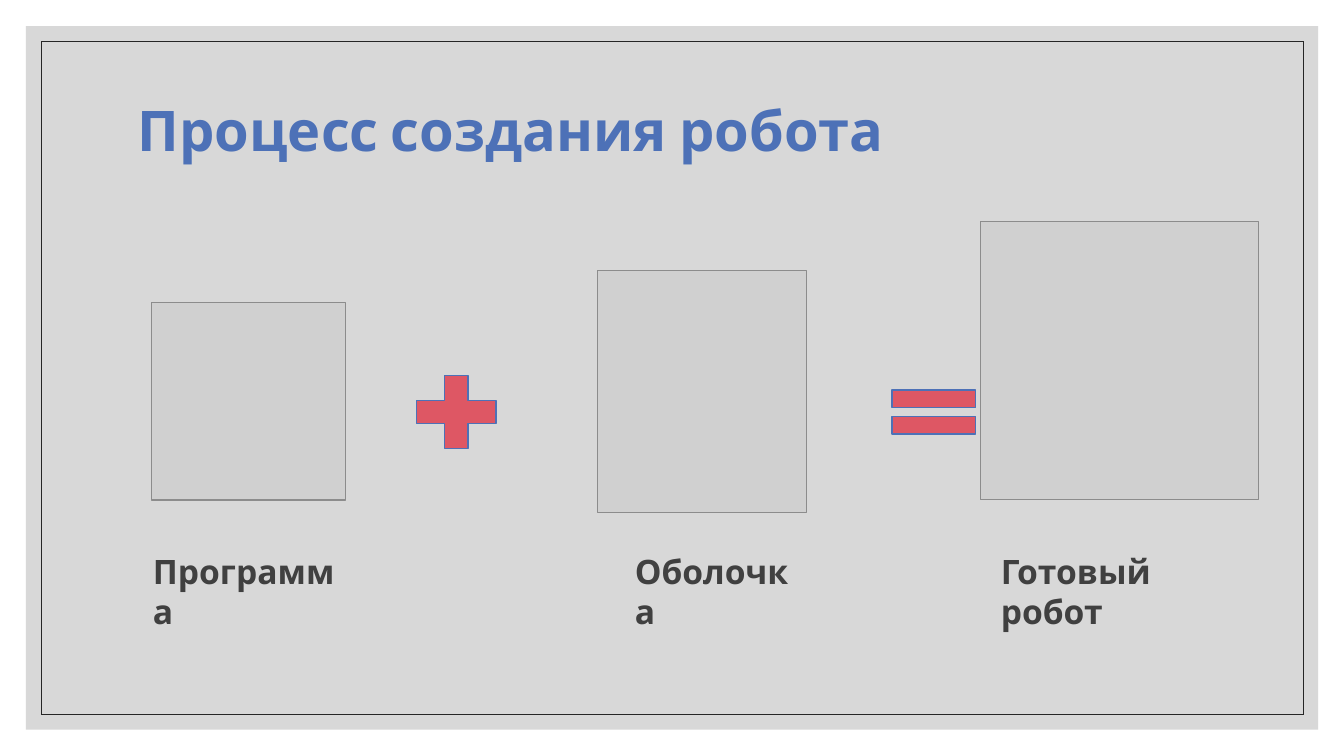
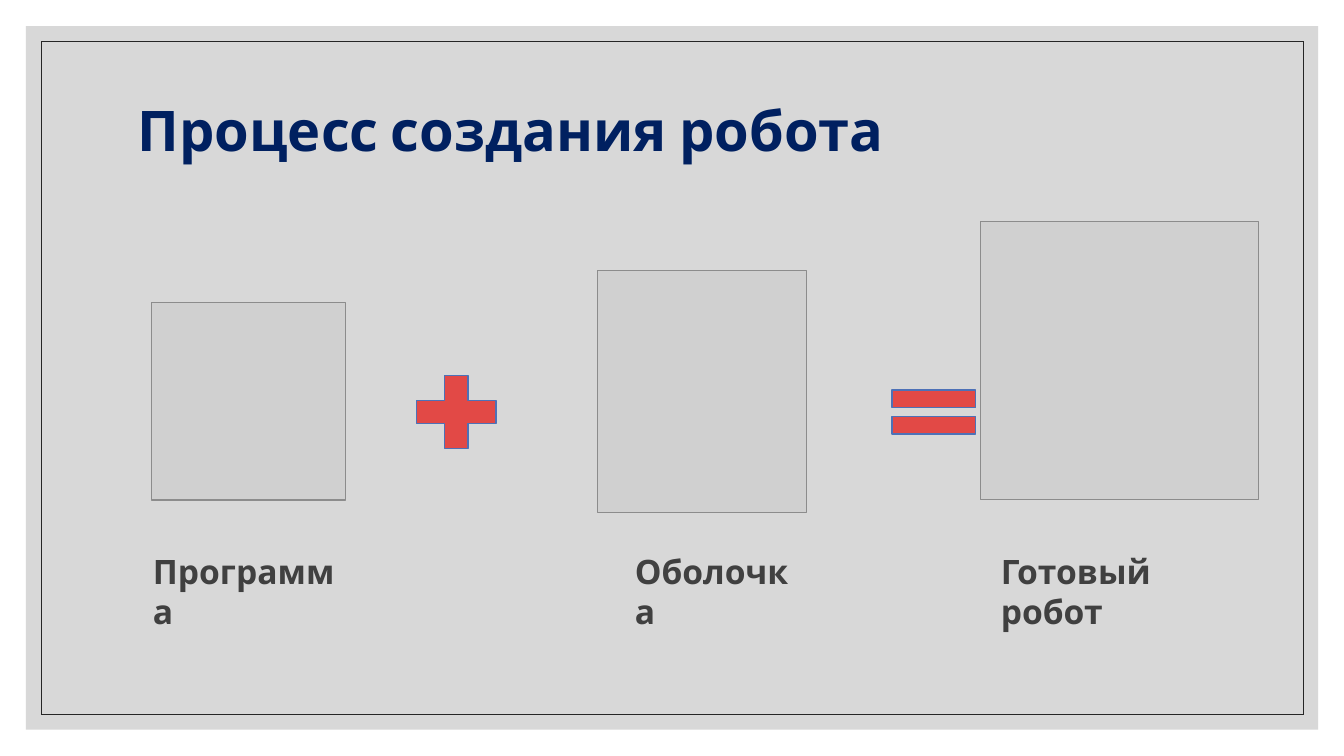
Before and after one commit to IriEfremova/LessonsCube, a slide deck: slide 3 of Мастер-класс/Dubl2.pptx. Drawn at 1344x756 pixels with LibreOffice and Linux fonts; fonts in the diff are those of the drawing; grey boxes stand for pictures. Boxes give left, top, right and bottom in pixels: in the first picture for what was removed or moved away, otherwise in the second. Text is boxed around its words. In the diff, an @@ line names an element or a change of style, - is before the commit and + after.

```diff
--- a/Мастер-класс/Dubl2.pptx
+++ b/Мастер-класс/Dubl2.pptx
@@ title "Процесс создания робота" at (x1=138, y1=108, x2=883, y2=165): text colour #4D71B7 to #002060 @@
@@ plus sign at (x1=402, y1=362, x2=510, y2=462): fill #DE5764 to #E24946 @@
@@ math equal at (x1=877, y1=374, x2=991, y2=449): fill #DE5764 to #E24946 @@
```
Also in this commit, not shown: 4 other slides changed, 1 slide added, 1 slide removed, 7 other files.
